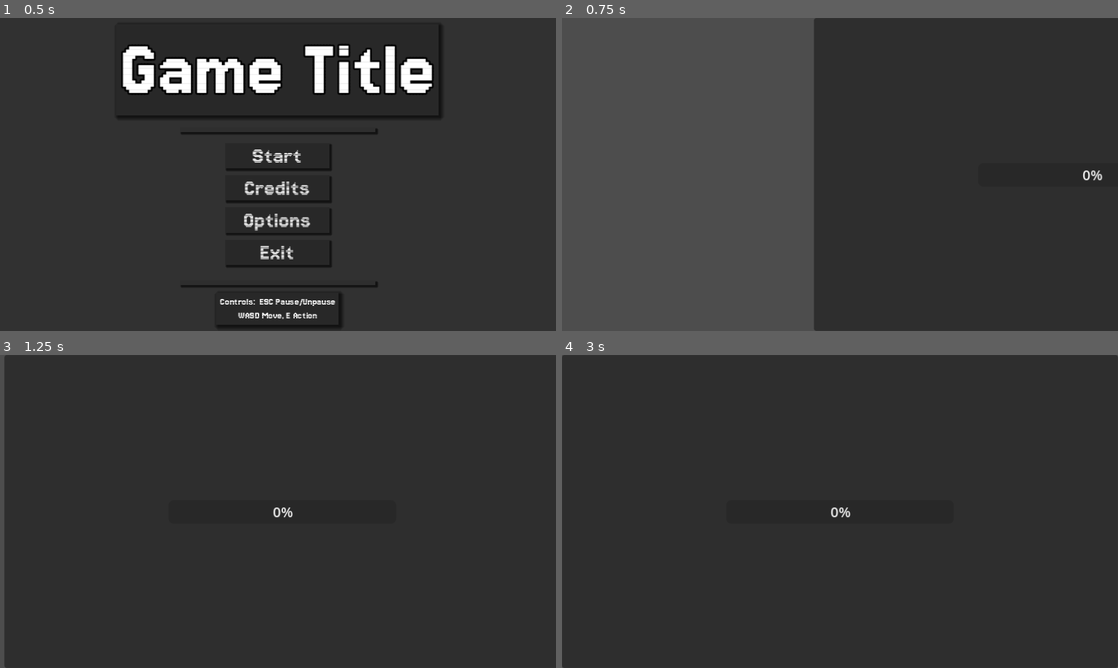
Above: before the commit, frames 1-4 (two rows, left to right).
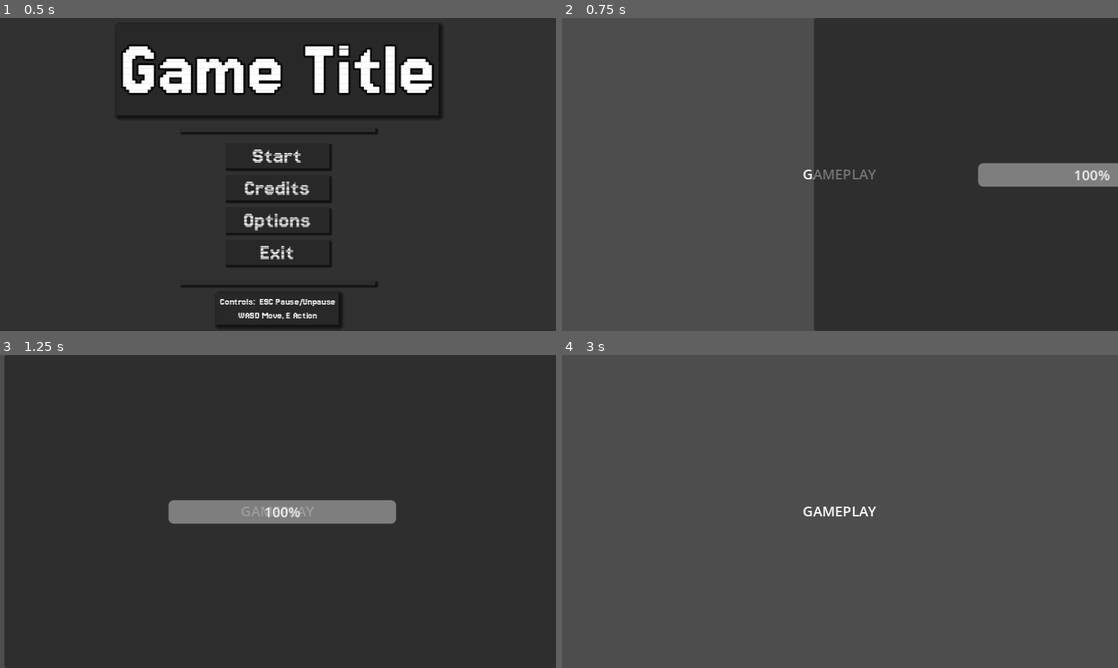
Above: after the commit, the same moments.

Repository: PlayDieRepeat/gmtk_2024
Game: Godot game, scene res://scenes/menus/main_menu.tscn
Two runs of this game, one before a commit and one after it. Both use one fixed random seed, a clock stepped at 60 frames per second and the inputs below. This scene is started directly instead of the project's main scene. Sound files missing from this copy of the repository are replaced by a short silence.
Inputs (mouse positions are in pixels of both pictures, inside the frame that each line leads up to):
- Up to frame 1 (0.5 s): no input
- Up to frame 2 (0.75 s): click "Start" at 0.5 s
- Up to frame 3 (1.25 s): no input
- Up to frame 4 (3 s): move the mouse to (812, 574) at 1.27 s; tap Mouse wheel down (Scroll Down) at 1.35, 2.85 s; tap Enter at 2 s; move the mouse to (1006, 558) at 2.02 s; tap Mouse wheel up (Scroll Up) at 2.1 s; move the mouse to (673, 464) at 2.77 s

Frame 1 is identical in both runs. In frame 2, 2.1% of the frame differs, in the area x 43-100%, y 46-54%; in frame 3, 3.1%; in frame 4, 100%, in the area x 0-100%, y 0-100%.
Error before the commit: Cannot call method 'get_path' on a null value. (res://scripts/_autoloads/scenester.gd:66)

Commit message:
Main Menu bug and Scenester improvement
Fix MainMenu bug, added initial scene bool toggle to Scenester

Diff:
--- a/resources/scenes/game_scenes/level_1.tres
+++ b/resources/scenes/game_scenes/level_1.tres
@@ -1,7 +1,9 @@
-[gd_resource type="Resource" script_class="RScene" load_steps=2 format=3 uid="uid://bkccupmu5mjrh"]
+[gd_resource type="Resource" script_class="RScene" load_steps=3 format=3 uid="uid://bkccupmu5mjrh"]
 
+[ext_resource type="PackedScene" uid="uid://di3ut8c68gk7h" path="res://scenes/levels/level1.tscn" id="1_m6146"]
 [ext_resource type="Script" path="res://scripts/_resources/r_scene.gd" id="2_mss3e"]
 
 [resource]
 script = ExtResource("2_mss3e")
+scene = ExtResource("1_m6146")
 scene_id = "level_1"
--- a/scenes/_autoloads/scenester.tscn
+++ b/scenes/_autoloads/scenester.tscn
@@ -15,3 +15,4 @@
 script = ExtResource("1_7h0d4")
 main_menu_scene = ExtResource("2_1d6hn")
 initial_scene = SubResource("Resource_p167y")
+should_load_initial_alt = true
--- a/scripts/_autoloads/scenester.gd
+++ b/scripts/_autoloads/scenester.gd
@@ -8,6 +8,7 @@
 
 @export var main_menu_scene: RScene
 @export var initial_scene: RScene
+@export var should_load_initial_alt: bool = false
 var current_scene_id := ""
 var current_scene: Node = null
 var _loading_screen_path: String = "res://scenes/systems/loading_screen.tscn"
@@ -21,7 +22,9 @@
 ## main Menu scene.  Sets the current scene to whatever is currently in the scene.
 func _ready() -> void:
 	assert(main_menu_scene != null,"Main menu scene is not set")
-	if initial_scene == null:
+	if should_load_initial_alt == true:
+		assert(initial_scene != null, "Initial scene is not set")
+	else:
 		initial_scene = main_menu_scene
 	var root := get_tree().root
 	current_scene = root.get_child(root.get_child_count() -1)
@@ -63,6 +66,7 @@
 
 func start_load(_scene_to_load: RScene) -> void:
 	_target_scene = _scene_to_load
+	assert(_target_scene.scene != null, "")
 	var state = ResourceLoader.load_threaded_request(_target_scene.scene.get_path(), "", use_sub_threads)
 	if state == OK:
 		set_process(true)
Not shown: 1 places in scenes/_autoloads/scenester.tscn that only renumber resources
